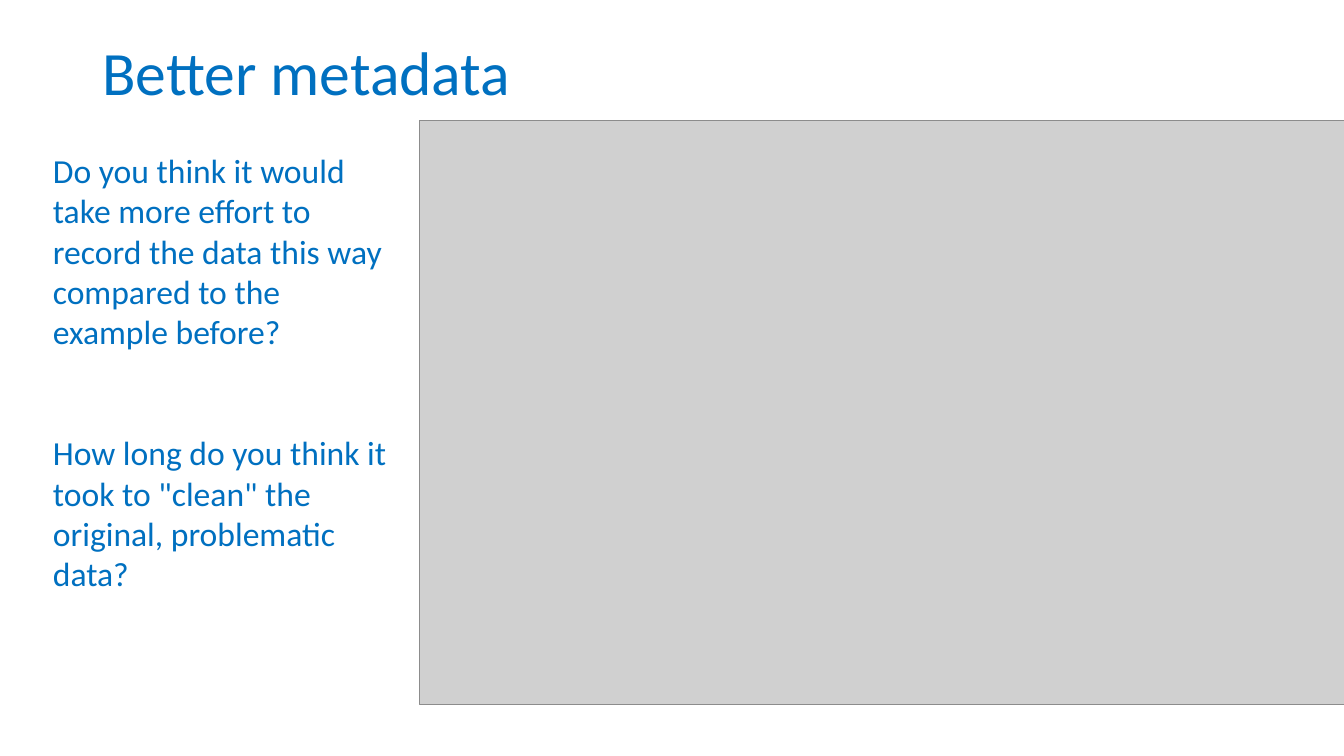
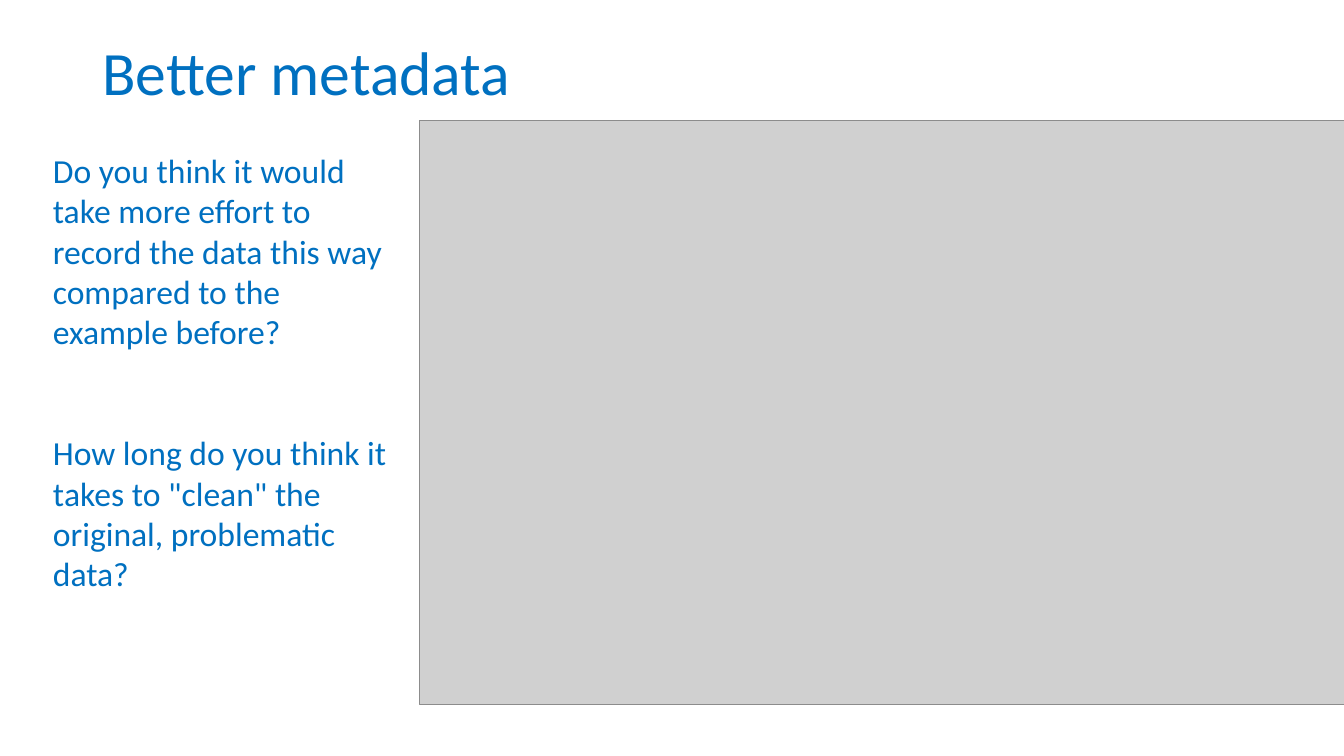
Before and after one commit to tzielins/private-fair-for-busy-biologists, a slide deck: slide 22 of instructors/03_Data-in-excel_v3.3.pptx (slide 24 before the commit). Drawn at 1344x756 pixels with LibreOffice and Linux fonts; fonts in the diff are those of the drawing; grey boxes stand for pictures; background and template pictures are left out. Boxes give left, top, right and bottom in pixels: in the first picture for what was removed or moved away, otherwise in the second. Text is boxed around its words. In the diff, an @@ line names an element or a change of style, - is before the commit and + after.

```diff
--- a/instructors/03_Data-in-excel_v3.3.pptx
+++ b/instructors/03_Data-in-excel_v3.3.pptx
@@ text at (x1=53, y1=441, x2=386, y2=587): text changed @@
-How long do you think it took to "clean" the original, problematic data?
+How long do you think it takes to "clean" the original, problematic data?
```
Also in this commit, not shown: 16 other slides changed, 3 slides removed, 1 other file.
